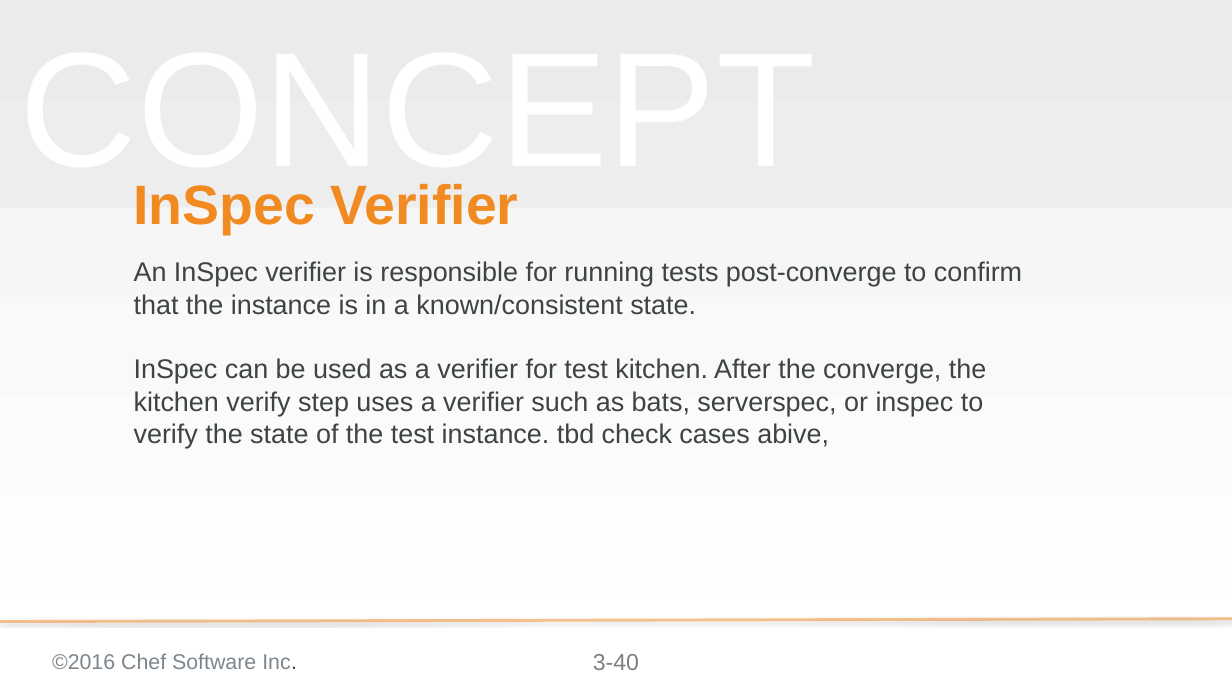
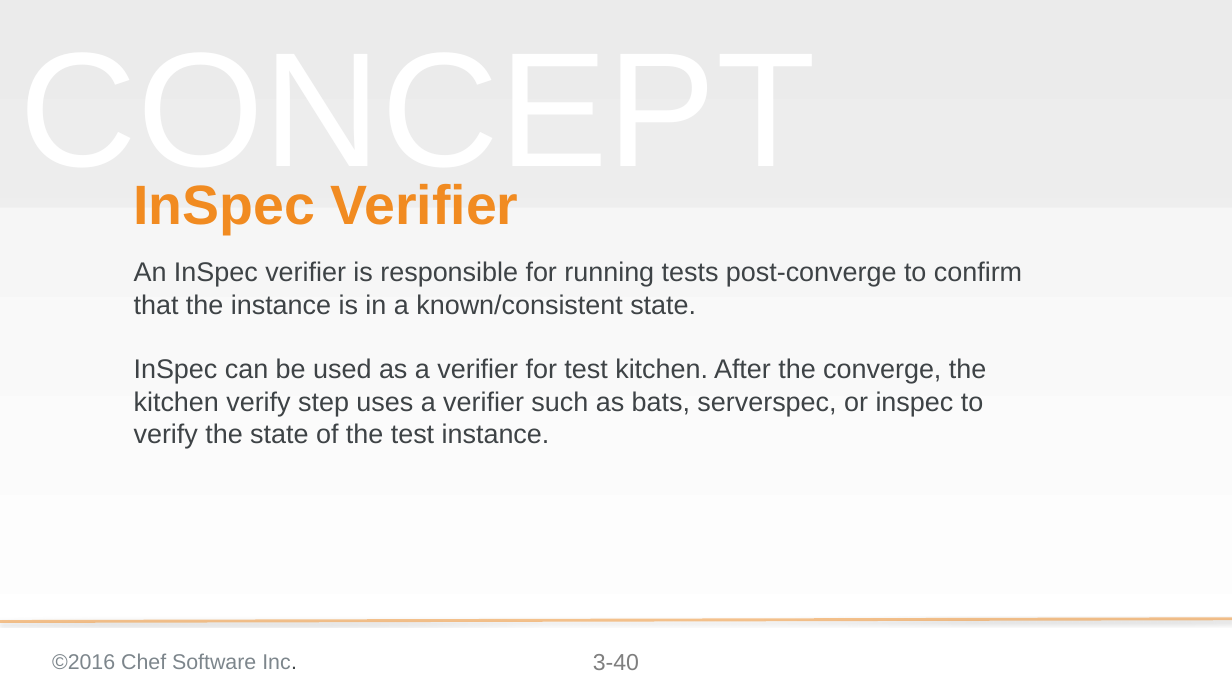
Before and after one commit to bchamby/chef-compliance-installation-configuration-operation, a slide deck: slide 40 of 03-initial-configuration-scans.pptx. Drawn at 1232x693 pixels with LibreOffice and Linux fonts; fonts in the diff are those of the drawing; background and template pictures are left out. Boxes give left, top, right and bottom in pixels: in the first picture for what was removed or moved away, otherwise in the second. Text is boxed around its words. In the diff, an @@ line names an element or a change of style, - is before the commit and + after.

Commit message:
Minor changes after Nathans edits Change GE to GL

```diff
--- a/03-initial-configuration-scans.pptx
+++ b/03-initial-configuration-scans.pptx
@@ subtitle at [134, 358, 986, 448]: text changed @@
-InSpec can be used as a verifier for test kitchen. After the converge, the kitchen verify step uses a verifier such as bats, serverspec, or inspec to verify the state of the test instance. tbd check cases abive,
+InSpec can be used as a verifier for test kitchen. After the converge, the kitchen verify step uses a verifier such as bats, serverspec, or inspec to verify the state of the test instance.
```
Also in this commit, not shown: 40 other slides changed, 3 slides removed, 2 other files.
